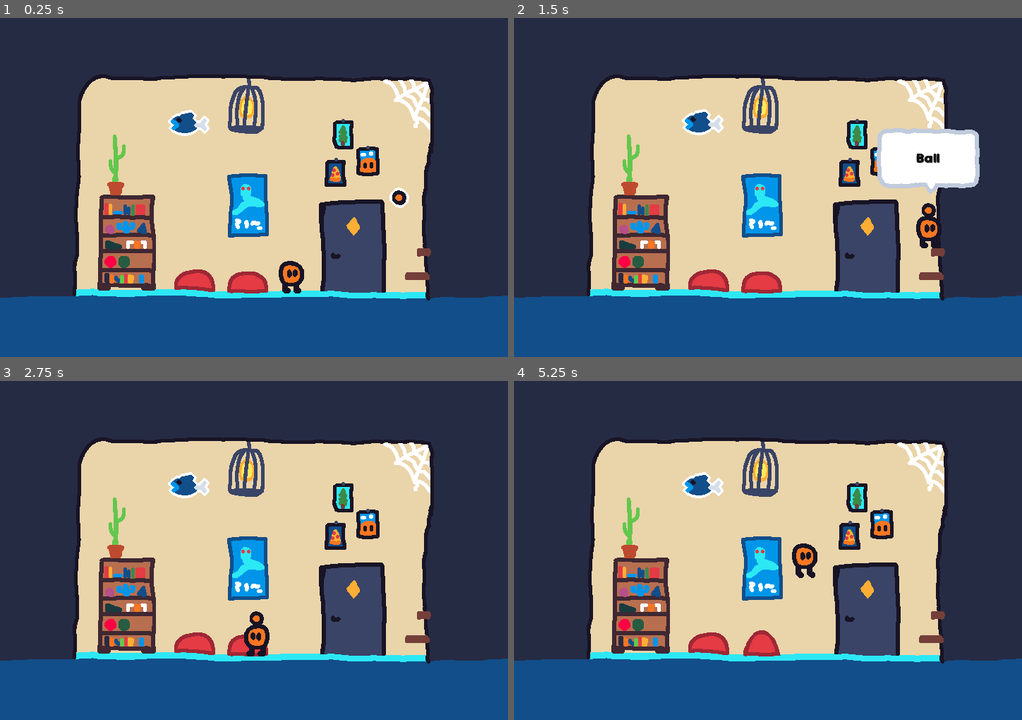
Above: before the commit, frames 1-4 (two rows, left to right).
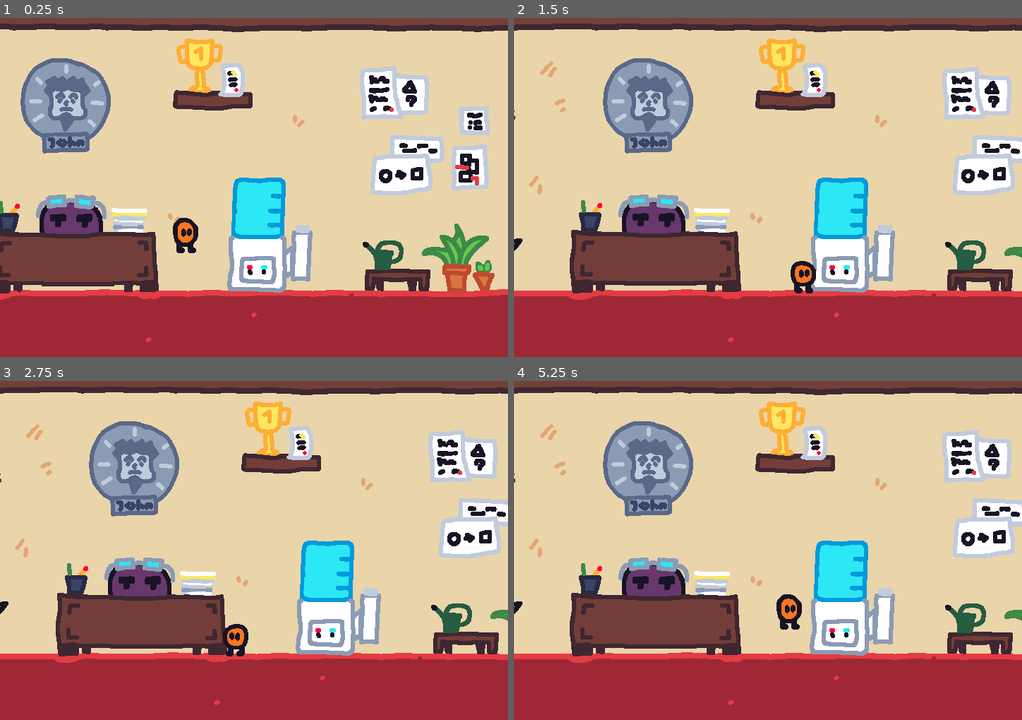
Above: after the commit, the same moments.

Repository: Jinrty/beest
Game: Godot game, scene res://scenes/main.tscn
The game is run twice, just before and just after one commit, with the same random seed, the same clock (stepped at 60 frames per second) and the same inputs. The engine's default icon, where the game draws it, is replaced by a stand-in: a white triangle on a blue panel in a dark square.
Inputs (mouse positions are in pixels of both pictures, inside the frame that each line leads up to):
- Up to frame 1 (0.25 s): no input
- Up to frame 2 (1.5 s): tap Enter at 0.5 s; move the mouse to (879, 170) at 0.52 s; hold D (move_right) from 0.53 s (still down); tap S (change_item) at 0.6 s; click (879, 170) at 0.67 s; tap Space (jump) at 0.77 s; move the mouse to (666, 204) at 1.27 s; tap E (interact) at 1.35 s
- Up to frame 3 (2.75 s): tap Space (jump) at 1.52 s; move the mouse to (304, 475) at 2.02 s; release D (move_right) at 2.03 s; hold Left (move_left) from 2.03 s (still down); tap Alt at 2.1 s
- Up to frame 4 (5.25 s): move the mouse to (742, 618) at 2.77 s; release Left (move_left) at 2.78 s; hold D (move_right) 2.78-4.28 s; tap Shift at 2.85 s; click (742, 618) at 2.92 s; tap Space (jump) at 3.02, 3.77, 4.52 s; move the mouse to (920, 601) at 3.52 s; tap S (change_item) at 3.6 s; move the mouse to (615, 499) at 4.27 s; hold Left (move_left) 4.28-5.03 s; tap E (interact) at 4.35 s; move the mouse to (793, 550) at 5.02 s; hold D (move_right) from 5.03 s (still down); tap Alt at 5.1 s; click (793, 550) at 5.17 s

The runs differ from the first frame. In frame 1, 77% of the frame differs, in the area x 0-100%, y 0-100%; in frame 2, 80%; in frame 3, 78%; in frame 4, 78%.

Commit message:
Reception
- last part of room art!!! reception
- it is implemented as room as well
- it looks so fire I NEED to go to the beest

Diff:
--- a/scenes/main.tscn
+++ b/scenes/main.tscn
@@ -107,6 +107,14 @@
 [ext_resource type="PackedScene" uid="uid://bvwlwobkb757e" path="res://scenes/reaction_component.tscn" id="75_5m6il"]
 [ext_resource type="Texture2D" uid="uid://dibpabvti0iuu" path="res://sprites/npc/whiteX.png" id="75_w301q"]
 [ext_resource type="PackedScene" uid="uid://djl8wd0wxxc7w" path="res://scenes/item_holder_component.tscn" id="99_5gtkd"]
+[ext_resource type="Texture2D" uid="uid://n4ywob8y1mhv" path="res://sprites/reception/background.png" id="100_2repw"]
+[ext_resource type="Texture2D" uid="uid://x3inqbjapwk2" path="res://sprites/reception/preview.png" id="101_6ftxw"]
+[ext_resource type="Texture2D" uid="uid://dw56ckpxdhmtp" path="res://sprites/reception/plant.png" id="102_fp382"]
+[ext_resource type="Texture2D" uid="uid://bnfj4jwru51eu" path="res://sprites/reception/john.png" id="103_iay33"]
+[ext_resource type="Texture2D" uid="uid://dhxe0hha7ivxg" path="res://sprites/reception/watercooler.png" id="104_eq4wr"]
+[ext_resource type="Texture2D" uid="uid://cu784qcn713am" path="res://sprites/reception/trophy.png" id="105_0sevo"]
+[ext_resource type="Texture2D" uid="uid://bwfm4pbkgoot6" path="res://sprites/reception/receptionist.png" id="106_b5ntt"]
+[ext_resource type="Texture2D" uid="uid://b0j6s4mbpfoga" path="res://sprites/reception/star.png" id="107_8psjp"]
 
 [sub_resource type="RectangleShape2D" id="RectangleShape2D_n8l4m"]
 size = Vector2(3463, 461)
@@ -270,18 +278,18 @@
 [sub_resource type="RectangleShape2D" id="RectangleShape2D_qksvt"]
 size = Vector2(612, 20)
 
-[sub_resource type="RectangleShape2D" id="RectangleShape2D_c7bw3"]
+[sub_resource type="RectangleShape2D" id="RectangleShape2D_5qeri"]
 size = Vector2(255, 88)
 
-[sub_resource type="CircleShape2D" id="CircleShape2D_5ldbf"]
-
-[sub_resource type="RectangleShape2D" id="RectangleShape2D_qy4y2"]
+[sub_resource type="CircleShape2D" id="CircleShape2D_acg08"]
+
+[sub_resource type="RectangleShape2D" id="RectangleShape2D_dd1xd"]
 size = Vector2(35, 47.5)
 
-[sub_resource type="RectangleShape2D" id="RectangleShape2D_yw4c2"]
+[sub_resource type="RectangleShape2D" id="RectangleShape2D_7iafp"]
 size = Vector2(262.508, 275.525)
 
-[sub_resource type="RectangleShape2D" id="RectangleShape2D_gipu8"]
+[sub_resource type="RectangleShape2D" id="RectangleShape2D_ukxur"]
 size = Vector2(68, 96)
 
 [sub_resource type="Resource" id="Resource_ptxiy"]
@@ -320,35 +328,35 @@
 item = NodePath("")
 variable = ""
 
-[sub_resource type="RectangleShape2D" id="RectangleShape2D_samtl"]
+[sub_resource type="RectangleShape2D" id="RectangleShape2D_aksi8"]
 size = Vector2(87, 115)
 
-[sub_resource type="RectangleShape2D" id="RectangleShape2D_eq50q"]
+[sub_resource type="RectangleShape2D" id="RectangleShape2D_lrarg"]
 size = Vector2(112, 32)
 
-[sub_resource type="CircleShape2D" id="CircleShape2D_qxht4"]
+[sub_resource type="CircleShape2D" id="CircleShape2D_oe31y"]
 
 [sub_resource type="RectangleShape2D" id="RectangleShape2D_l6q6r"]
 size = Vector2(54, 46)
 
-[sub_resource type="RectangleShape2D" id="RectangleShape2D_w4q3s"]
+[sub_resource type="RectangleShape2D" id="RectangleShape2D_mckn8"]
 size = Vector2(241, 19)
 
-[sub_resource type="CircleShape2D" id="CircleShape2D_j6agu"]
-
-[sub_resource type="RectangleShape2D" id="RectangleShape2D_5av1w"]
+[sub_resource type="CircleShape2D" id="CircleShape2D_yg0i7"]
+
+[sub_resource type="RectangleShape2D" id="RectangleShape2D_u300y"]
 size = Vector2(72.1875, 19)
 
-[sub_resource type="RectangleShape2D" id="RectangleShape2D_7c53w"]
+[sub_resource type="RectangleShape2D" id="RectangleShape2D_87rc5"]
 size = Vector2(70, 17)
 
-[sub_resource type="RectangleShape2D" id="RectangleShape2D_pyhga"]
+[sub_resource type="RectangleShape2D" id="RectangleShape2D_gxvsi"]
 size = Vector2(73.1875, 22)
 
-[sub_resource type="RectangleShape2D" id="RectangleShape2D_lbk3d"]
+[sub_resource type="RectangleShape2D" id="RectangleShape2D_dxik4"]
 size = Vector2(68, 11)
 
-[sub_resource type="RectangleShape2D" id="RectangleShape2D_rqin6"]
+[sub_resource type="RectangleShape2D" id="RectangleShape2D_8opkj"]
 size = Vector2(234.304, 174.881)
 
 [sub_resource type="RectangleShape2D" id="RectangleShape2D_q247w"]
@@ -600,21 +608,21 @@
 [sub_resource type="RectangleShape2D" id="RectangleShape2D_yicjp"]
 size = Vector2(722, 20)
 
-[sub_resource type="RectangleShape2D" id="RectangleShape2D_tetil"]
+[sub_resource type="RectangleShape2D" id="RectangleShape2D_t3dho"]
 size = Vector2(170, 51.5)
 
-[sub_resource type="RectangleShape2D" id="RectangleShape2D_bnije"]
+[sub_resource type="RectangleShape2D" id="RectangleShape2D_7i600"]
 size = Vector2(66, 124)
 
-[sub_resource type="CircleShape2D" id="CircleShape2D_2l0bx"]
+[sub_resource type="CircleShape2D" id="CircleShape2D_vh8vx"]
 radius = 28.0
 
-[sub_resource type="CircleShape2D" id="CircleShape2D_2m2mm"]
-
-[sub_resource type="RectangleShape2D" id="RectangleShape2D_3jamc"]
+[sub_resource type="CircleShape2D" id="CircleShape2D_tabnq"]
+
+[sub_resource type="RectangleShape2D" id="RectangleShape2D_lwsfe"]
 size = Vector2(59, 174)
 
-[sub_resource type="CircleShape2D" id="CircleShape2D_kvmft"]
+[sub_resource type="CircleShape2D" id="CircleShape2D_yt3fm"]
 
 [sub_resource type="RectangleShape2D" id="RectangleShape2D_kgvbn"]
 size = Vector2(87, 20)
@@ -628,12 +636,12 @@
 [sub_resource type="RectangleShape2D" id="RectangleShape2D_1hnh2"]
 size = Vector2(27, 36)
 
-[sub_resource type="RectangleShape2D" id="RectangleShape2D_1swjd"]
+[sub_resource type="RectangleShape2D" id="RectangleShape2D_3k0kn"]
 size = Vector2(30, 92)
 
-[sub_resource type="CircleShape2D" id="CircleShape2D_55rn1"]
-
-[sub_resource type="RectangleShape2D" id="RectangleShape2D_7mdpj"]
+[sub_resource type="CircleShape2D" id="CircleShape2D_5tlq3"]
+
+[sub_resource type="RectangleShape2D" id="RectangleShape2D_8p84d"]
 size = Vector2(102, 111)
 
 [sub_resource type="Resource" id="Resource_qxvgh"]
@@ -645,28 +653,28 @@
 item = NodePath("")
 variable = ""
 
-[sub_resource type="RectangleShape2D" id="RectangleShape2D_v3k3r"]
+[sub_resource type="RectangleShape2D" id="RectangleShape2D_mkqf8"]
 size = Vector2(297.22, 253.83)
 
-[sub_resource type="RectangleShape2D" id="RectangleShape2D_yfpbm"]
+[sub_resource type="RectangleShape2D" id="RectangleShape2D_astrm"]
 size = Vector2(143, 21)
 
-[sub_resource type="CircleShape2D" id="CircleShape2D_yusov"]
-
-[sub_resource type="RectangleShape2D" id="RectangleShape2D_kotkx"]
+[sub_resource type="CircleShape2D" id="CircleShape2D_yy7rn"]
+
+[sub_resource type="RectangleShape2D" id="RectangleShape2D_ybasy"]
 size = Vector2(41, 56)
 
-[sub_resource type="CircleShape2D" id="CircleShape2D_cal4o"]
-
-[sub_resource type="RectangleShape2D" id="RectangleShape2D_slon7"]
+[sub_resource type="CircleShape2D" id="CircleShape2D_ltu0c"]
+
+[sub_resource type="RectangleShape2D" id="RectangleShape2D_2cxli"]
 size = Vector2(86, 27)
 
-[sub_resource type="CircleShape2D" id="CircleShape2D_jarnt"]
-
-[sub_resource type="RectangleShape2D" id="RectangleShape2D_prcud"]
+[sub_resource type="CircleShape2D" id="CircleShape2D_g41me"]
+
+[sub_resource type="RectangleShape2D" id="RectangleShape2D_rsuse"]
 size = Vector2(264.678, 232.135)
 
-[sub_resource type="RectangleShape2D" id="RectangleShape2D_2okwq"]
+[sub_resource type="RectangleShape2D" id="RectangleShape2D_7mre0"]
 size = Vector2(70, 100)
 
 [sub_resource type="RectangleShape2D" id="RectangleShape2D_bxgiy"]
@@ -675,27 +683,78 @@
 [sub_resource type="RectangleShape2D" id="RectangleShape2D_ben7p"]
 size = Vector2(720, 20)
 
-[sub_resource type="CapsuleShape2D" id="CapsuleShape2D_bgsdy"]
+[sub_resource type="RectangleShape2D" id="RectangleShape2D_6t3m4"]
+size = Vector2(719, 20)
+
+[sub_resource type="RectangleShape2D" id="RectangleShape2D_r4rqn"]
+size = Vector2(723, 20)
+
+[sub_resource type="RectangleShape2D" id="RectangleShape2D_m2ubd"]
+size = Vector2(26, 375)
+
+[sub_resource type="RectangleShape2D" id="RectangleShape2D_vkoib"]
+size = Vector2(71.1875, 155)
+
+[sub_resource type="RectangleShape2D" id="RectangleShape2D_wiwtj"]
+size = Vector2(20, 64)
+
+[sub_resource type="CircleShape2D" id="CircleShape2D_l10n4"]
+
+[sub_resource type="RectangleShape2D" id="RectangleShape2D_0fsjt"]
+size = Vector2(110, 24)
+
+[sub_resource type="CircleShape2D" id="CircleShape2D_h0ub0"]
+
+[sub_resource type="RectangleShape2D" id="RectangleShape2D_ibq0c"]
+size = Vector2(232, 79)
+
+[sub_resource type="CircleShape2D" id="CircleShape2D_uhkju"]
+
+[sub_resource type="RectangleShape2D" id="RectangleShape2D_qbk4x"]
+size = Vector2(89, 88)
+
+[sub_resource type="Resource" id="Resource_7ripc"]
+script = ExtResource("38_uqjk0")
+line = "My head hurts"
+path = 0
+requirement = ""
+condition = true
+item = NodePath("")
+variable = ""
+
+[sub_resource type="RectangleShape2D" id="RectangleShape2D_urya1"]
+size = Vector2(189, 81)
+
+[sub_resource type="Resource" id="Resource_cvpg2"]
+script = ExtResource("38_uqjk0")
+line = "Yoo!"
+path = 0
+requirement = ""
+condition = true
+item = NodePath("")
+variable = ""
+
+[sub_resource type="CapsuleShape2D" id="CapsuleShape2D_qtn03"]
 radius = 43.0
 height = 86.0
 
-[sub_resource type="CapsuleShape2D" id="CapsuleShape2D_ymhbq"]
+[sub_resource type="CapsuleShape2D" id="CapsuleShape2D_sf2cv"]
 radius = 43.0
 height = 86.0
 
-[sub_resource type="CapsuleShape2D" id="CapsuleShape2D_j3r35"]
+[sub_resource type="CapsuleShape2D" id="CapsuleShape2D_r5gx7"]
 radius = 43.0
 height = 86.0
 
-[sub_resource type="CapsuleShape2D" id="CapsuleShape2D_nd5ra"]
+[sub_resource type="CapsuleShape2D" id="CapsuleShape2D_7r2li"]
 radius = 31.0
 height = 62.0
 
-[sub_resource type="CapsuleShape2D" id="CapsuleShape2D_56c2q"]
+[sub_resource type="CapsuleShape2D" id="CapsuleShape2D_ntg06"]
 radius = 43.0
 height = 86.0
 
-[sub_resource type="CapsuleShape2D" id="CapsuleShape2D_3u1wy"]
+[sub_resource type="CapsuleShape2D" id="CapsuleShape2D_56n5w"]
 radius = 43.0
 height = 86.0
 
@@ -1193,10 +1252,10 @@
 
 [node name="CollisionShape2D" parent="Gentleman_club/Solid Decorations/Stage" index="1"]
 position = Vector2(-2.5, -1)
-shape = SubResource("RectangleShape2D_c7bw3")
+shape = SubResource("RectangleShape2D_5qeri")
 
 [node name="CollisionShape2D" parent="Gentleman_club/Solid Decorations/Stage/Area2D" index="0"]
-shape = SubResource("CircleShape2D_5ldbf")
+shape = SubResource("CircleShape2D_acg08")
 
 [node name="Interactables" type="Node2D" parent="Gentleman_club"]
 
@@ -1337,11 +1396,11 @@
 
 [node name="CollisionShape2D" parent="Lovers room/Solid Decorations/Bench" index="1"]
 position = Vector2(-6, 18)
-shape = SubResource("RectangleShape2D_eq50q")
+shape = SubResource("RectangleShape2D_lrarg")
 
 [node name="CollisionShape2D" parent="Lovers room/Solid Decorations/Bench/Area2D" index="0"]
 position = Vector2(-6, 15)
-shape = SubResource("CircleShape2D_qxht4")
+shape = SubResource("CircleShape2D_oe31y")
 
 [node name="CollisionShape2D2" type="CollisionShape2D" parent="Lovers room/Solid Decorations/Bench"]
 position = Vector2(-35, -15)
@@ -1356,10 +1415,10 @@
 
 [node name="CollisionShape2D" parent="Lovers room/Solid Decorations/Platform" index="1"]
 position = Vector2(-7.5, 28.5)
-shape = SubResource("RectangleShape2D_w4q3s")
+shape = SubResource("RectangleShape2D_mckn8")
 
 [node name="CollisionShape2D" parent="Lovers room/Solid Decorations/Platform/Area2D" index="0"]
-shape = SubResource("CircleShape2D_j6agu")
+shape = SubResource("CircleShape2D_yg0i7")
 
 [node name="Lily1" parent="Lovers room/Solid Decorations" instance=ExtResource("7_eg0pw")]
 position = Vector2(-2444, 165)
@@ -1825,10 +1884,10 @@
 
 [node name="CollisionShape2D" parent="Corridor_gentleman/Solid Decorations/Globus" index="1"]
 position = Vector2(12, -45)
-shape = SubResource("CircleShape2D_2l0bx")
+shape = SubResource("CircleShape2D_vh8vx")
 
 [node name="CollisionShape2D" parent="Corridor_gentleman/Solid Decorations/Globus/Area2D" index="0"]
-shape = SubResource("CircleShape2D_2m2mm")
+shape = SubResource("CircleShape2D_tabnq")
 
 [node name="Statue" parent="Corridor_gentleman/Solid Decorations" instance=ExtResource("7_eg0pw")]
 z_index = -1
@@ -1840,10 +1899,10 @@
 
 [node name="CollisionShape2D" parent="Corridor_gentleman/Solid Decorations/Statue" index="1"]
 position = Vector2(-41.5, -27)
-shape = SubResource("RectangleShape2D_3jamc")
+shape = SubResource("RectangleShape2D_lwsfe")
 
 [node name="CollisionShape2D" parent="Corridor_gentleman/Solid Decorations/Statue/Area2D" index="0"]
-shape = SubResource("CircleShape2D_kvmft")
+shape = SubResource("CircleShape2D_yt3fm")
 
 [node name="CollisionShape2D2" type="CollisionShape2D" parent="Corridor_gentleman/Solid Decorations/Statue"]
 position = Vector2(79, 27)
@@ -1871,10 +1930,10 @@
 
 [node name="CollisionShape2D" parent="Corridor_gentleman/Solid Decorations/Hand" index="1"]
 position = Vector2(-2, 0)
-shape = SubResource("RectangleShape2D_1swjd")
+shape = SubResource("RectangleShape2D_3k0kn")
 
 [node name="CollisionShape2D" parent="Corridor_gentleman/Solid Decorations/Hand/Area2D" index="0"]
-shape = SubResource("CircleShape2D_55rn1")
+shape = SubResource("CircleShape2D_5tlq3")
 
 [node name="Funky" type="Node2D" parent="Corridor_gentleman"]
 
@@ -1961,10 +2020,10 @@
 
 [node name="CollisionShape2D" parent="Corridor_lovers/Solid Decorations/Shelf with flowers" index="1"]
 position = Vector2(-0.5, 41.5)
-shape = SubResource("RectangleShape2D_yfpbm")
+shape = SubResource("RectangleShape2D_astrm")
 
 [node name="CollisionShape2D" parent="Corridor_lovers/Solid Decorations/Shelf with flowers/Area2D" index="0"]
-shape = SubResource("CircleShape2D_yusov")
+shape = SubResource("CircleShape2D_yy7rn")
 
 [node name="Let it grow" parent="Corridor_lovers/Solid Decorations" instance=ExtResource("7_eg0pw")]
 position = Vector2(-992, 1316)
@@ -1975,11 +2034,11 @@
 
 [node name="CollisionShape2D" parent="Corridor_lovers/Solid Decorations/Let it grow" index="1"]
 position = Vector2(4.5, 34)
-shape = SubResource("RectangleShape2D_kotkx")
+shape = SubResource("RectangleShape2D_ybasy")
 
 [node name="CollisionShape2D" parent="Corridor_lovers/Solid Decorations/Let it grow/Area2D" index="0"]
 position = Vector2(3, 21)
-shape = SubResource("CircleShape2D_cal4o")
+shape = SubResource("CircleShape2D_ltu0c")
 
 [node name="Bench with green" parent="Corridor_lovers/Solid Decorations" instance=ExtResource("7_eg0pw")]
 position = Vector2(-1424, 1341)
@@ -1990,11 +2049,11 @@
 
 [node name="CollisionShape2D" parent="Corridor_lovers/Solid Decorations/Bench with green" index="1"]
 position = Vector2(2, 23.5)
-shape = SubResource("RectangleShape2D_slon7")
+shape = SubResource("RectangleShape2D_2cxli")
 
 [node name="CollisionShape2D" parent="Corridor_lovers/Solid Decorations/Bench with green/Area2D" index="0"]
 position = Vector2(-1, 25)
-shape = SubResource("CircleShape2D_jarnt")
+shape = SubResource("CircleShape2D_g41me")
 
 [node name="Funky" type="Node2D" parent="Corridor_lovers"]
 
@@ -2035,8 +2094,142 @@
 position = Vector2(-1130, 1392)
 shape = SubResource("RectangleShape2D_ben7p")
 
+[node name="Reception" type="Node2D" parent="."]
+
+[node name="Back Colors" type="Node2D" parent="Reception"]
+
+[node name="ColorRect" type="ColorRect" parent="Reception/Back Colors"]
+offset_left = -2461.0
+offset_top = 1385.0
+offset_right = -1395.0
+offset_bottom = 1574.0
+color = Color(0.619608, 0.156863, 0.207843, 1)
+
+[node name="ColorRect2" type="ColorRect" parent="Reception/Back Colors"]
+offset_left = -2463.0
+offset_top = 810.0
+offset_right = -1331.0
+offset_bottom = 999.0
+color = Color(0.454902, 0.247059, 0.223529, 1)
+
+[node name="ColorRect3" type="ColorRect" parent="Reception/Back Colors"]
+offset_left = -2455.0
+offset_top = 969.0
+offset_right = -2106.0
+offset_bottom = 1387.0
+color = Color(0.454902, 0.247059, 0.223529, 1)
+
+[node name="Background" type="Sprite2D" parent="Reception"]
+position = Vector2(-1761, 1232)
+texture = ExtResource("100_2repw")
+
+[node name="Preview" type="Sprite2D" parent="Reception"]
+visible = false
+modulate = Color(1, 1, 1, 0.490196)
+position = Vector2(-1761, 1232)
+texture = ExtResource("101_6ftxw")
+
+[node name="Walls" type="StaticBody2D" parent="Reception"]
+
+[node name="CollisionShape2D" type="CollisionShape2D" parent="Reception/Walls"]
+position = Vector2(-1761.5, 1395)
+shape = SubResource("RectangleShape2D_6t3m4")
+
+[node name="CollisionShape2D2" type="CollisionShape2D" parent="Reception/Walls"]
+position = Vector2(-1759.5, 1000)
+shape = SubResource("RectangleShape2D_r4rqn")
+
+[node name="CollisionShape2D3" type="CollisionShape2D" parent="Reception/Walls"]
+position = Vector2(-2109, 1198.5)
+shape = SubResource("RectangleShape2D_m2ubd")
+
+[node name="Decorations" type="Node2D" parent="Reception"]
+
+[node name="Plant" type="Sprite2D" parent="Reception/Decorations"]
+z_index = 2
+position = Vector2(-2024, 1105)
+texture = ExtResource("102_fp382")
+
+[node name="John" type="Sprite2D" parent="Reception/Decorations"]
+position = Vector2(-1804, 1119)
+texture = ExtResource("103_iay33")
+
+[node name="Solid Decorations" type="Node2D" parent="Reception"]
+
+[node name="Water cooler" parent="Reception/Solid Decorations" instance=ExtResource("7_eg0pw")]
+position = Vector2(-1522, 1302)
+sprite = ExtResource("104_eq4wr")
+
+[node name="Sprite2D" parent="Reception/Solid Decorations/Water cooler" index="0"]
+texture = ExtResource("104_eq4wr")
+
+[node name="CollisionShape2D" parent="Reception/Solid Decorations/Water cooler" index="1"]
+position = Vector2(-7.40625, 2.5)
+shape = SubResource("RectangleShape2D_vkoib")
+
+[node name="CollisionShape2D2" type="CollisionShape2D" parent="Reception/Solid Decorations/Water cooler"]
+position = Vector2(53, 28)
+shape = SubResource("RectangleShape2D_wiwtj")
+
+[node name="CollisionShape2D" parent="Reception/Solid Decorations/Water cooler/Area2D" index="0"]
+shape = SubResource("CircleShape2D_l10n4")
+
+[node name="Trophy shelf" parent="Reception/Solid Decorations" instance=ExtResource("7_eg0pw")]
+position = Vector2(-1594, 1079)
+sprite = ExtResource("105_0sevo")
+
+[node name="Sprite2D" parent="Reception/Solid Decorations/Trophy shelf" index="0"]
+texture = ExtResource("105_0sevo")
+
+[node name="CollisionShape2D" parent="Reception/Solid Decorations/Trophy shelf" index="1"]
+position = Vector2(0, 32)
+shape = SubResource("RectangleShape2D_0fsjt")
+
+[node name="CollisionShape2D" parent="Reception/Solid Decorations/Trophy shelf/Area2D" index="0"]
+shape = SubResource("CircleShape2D_h0ub0")
+
+[node name="Desk" parent="Reception/Solid Decorations" instance=ExtResource("7_eg0pw")]
+position = Vector2(-1795, 1321)
+sprite = ExtResource("106_b5ntt")
+
+[node name="Sprite2D" parent="Reception/Solid Decorations/Desk" index="0"]
+texture = ExtResource("106_b5ntt")
+
+[node name="CollisionShape2D" parent="Reception/Solid Decorations/Desk" index="1"]
+position = Vector2(2, 20.5)
+shape = SubResource("RectangleShape2D_ibq0c")
+
+[node name="CollisionShape2D" parent="Reception/Solid Decorations/Desk/Area2D" index="0"]
+shape = SubResource("CircleShape2D_uhkju")
+
+[node name="Star" parent="Reception" instance=ExtResource("36_shsjf")]
+position = Vector2(-2023, 1339)
+
+[node name="Sprite2D" parent="Reception/Star" index="0"]
+texture = ExtResource("107_8psjp")
+
+[node name="CollisionShape2D" parent="Reception/Star" index="1"]
+shape = SubResource("RectangleShape2D_qbk4x")
+
+[node name="DialogueComponent" parent="Reception/Star" instance=ExtResource("38_jtg42")]
+lines = Array[ExtResource("38_uqjk0")]([SubResource("Resource_7ripc")])
+
+[node name="Purple Receptionist" parent="Reception" instance=ExtResource("36_shsjf")]
+position = Vector2(-1793, 1324)
+
+[node name="Sprite2D" parent="Reception/Purple Receptionist" index="0"]
+texture = ExtResource("106_b5ntt")
+
+[node name="CollisionShape2D" parent="Reception/Purple Receptionist" index="1"]
+position = Vector2(-2.5, -50.5)
+shape = SubResource("RectangleShape2D_urya1")
+
+[node name="DialogueComponent" parent="Reception/Purple Receptionist" instance=ExtResource("38_jtg42")]
+position = Vector2(-4, -126)
+lines = Array[ExtResource("38_uqjk0")]([SubResource("Resource_cvpg2")])
+
 [node name="Player" parent="." instance=ExtResource("26_74o7g")]
-position = Vector2(1220, 400)
+position = Vector2(-1633, 1239)
 
 [node name="Crowbar" parent="." instance=ExtResource("23_50ryk")]
 position = Vector2(638, 810)
@@ -2166,6 +2359,11 @@
 [editable path="Corridor_lovers/Solid Decorations/Bench with green"]
 [editable path="Corridor_lovers/Funky/Door to lovers room"]
 [editable path="Corridor_lovers/Funky/Hanger"]
+[editable path="Reception/Solid Decorations/Water cooler"]
+[editable path="Reception/Solid Decorations/Trophy shelf"]
+[editable path="Reception/Solid Decorations/Desk"]
+[editable path="Reception/Star"]
+[editable path="Reception/Purple Receptionist"]
 [editable path="Crowbar"]
 [editable path="Fish"]
 [editable path="Key"]
Not shown: 57 places in scenes/main.tscn that only renumber resources
Not shown: 2 places in scenes/npc.tscn that only renumber resources
Binary file added: sprites/reception/background.png
Not shown, added: sprites/reception/background.png.import
Binary file added: sprites/reception/john.png
Not shown, added: sprites/reception/john.png.import
Binary file added: sprites/reception/plant.png
Not shown, added: sprites/reception/plant.png.import
Binary file added: sprites/reception/preview.png
Not shown, added: sprites/reception/preview.png.import
Binary file added: sprites/reception/receptionist.png
Not shown, added: sprites/reception/receptionist.png.import
(and 6 more such lines)
